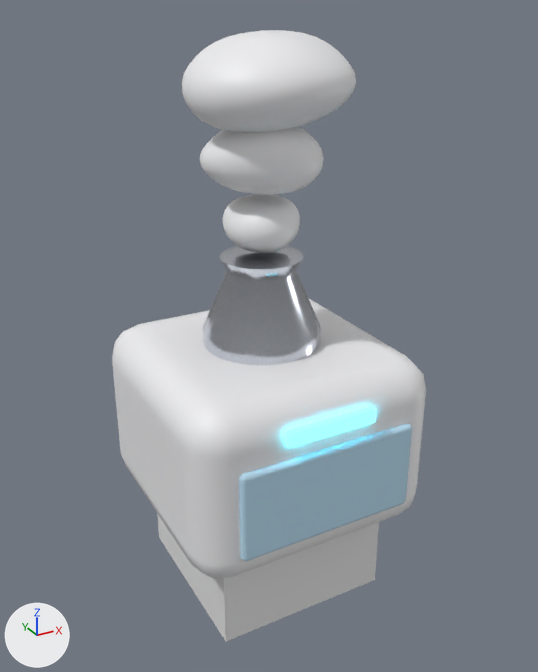
The FBX model art/export/fbx/Fogger.fbx: old version first, new version second.
Camera for both pictures: a 50 mm camera at (-1.77, -3.3, 2.66) aimed at (0.03, -0.03, 1.03). Arrows for +X, +Y and +Z are at lower left; the lights stay in place. The older version comes first. Where no turn or scale is listed for an object, it has been applied to the vertices.

Names of what the first picture shows: 'Body__Chrome.006', 'Body__Glass.004', 'Body__NeonCyan.002', 'Body__White', 'Mist0__White@pulse_1', 'Mist1__White@pulse_1.5', 'Mist2__White@pulse_2', 'Origin__Pivot.009'.
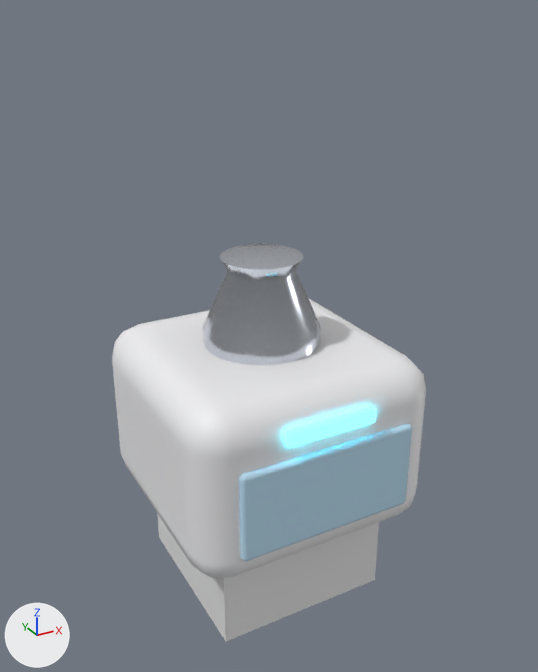
Boxes [x1, y1, x2, y2] around the edits, measured in the pictures (538 x 672 px):
'Mist2__White@pulse_2', deleted: before [182, 30, 356, 132]
'Mist1__White@pulse_1.5', deleted: before [200, 127, 323, 194]
'Mist0__White@pulse_1', deleted: before [223, 194, 300, 253]

The change, as a diff of the scene's bpy script:
```diff
--- a/art/export/fbx/Fogger.fbx.py
+++ b/art/export/fbx/Fogger.fbx.py
@@ ob_mist2__white_pulse_2 @@
-ob_mist2__white_pulse_2 = bpy.data.objects.new('Mist2__White@pulse_2', me_mist2__white_pulse_2)
-ob_mist2__white_pulse_2.location = (0.0, 0.0, 2.35)
@@ ob_mist0__white_pulse_1 @@
-ob_mist0__white_pulse_1 = bpy.data.objects.new('Mist0__White@pulse_1', me_mist0__white_pulse_1)
-ob_mist0__white_pulse_1.location = (0.0, 0.0, 1.65)
@@ ob_mist1__white_pulse_1_5 @@
-ob_mist1__white_pulse_1_5 = bpy.data.objects.new('Mist1__White@pulse_1.5', me_mist1__white_pulse_1_5)
-ob_mist1__white_pulse_1_5.location = (0.0, 0.0, 2.0)
```
